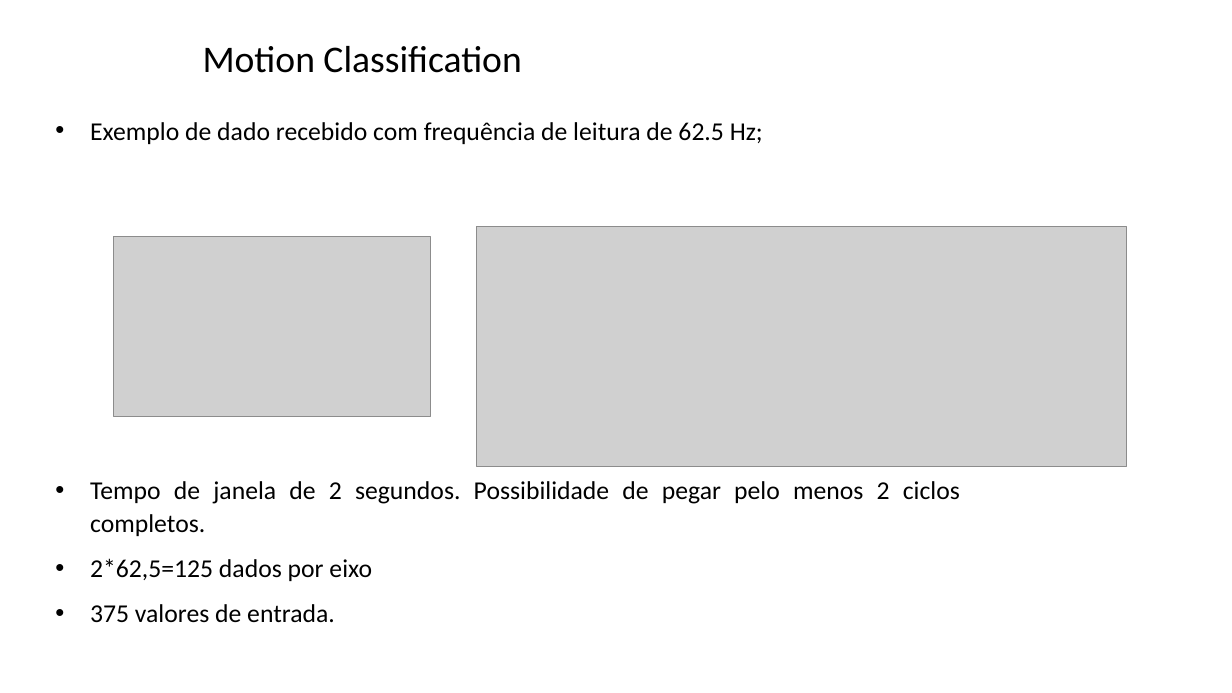
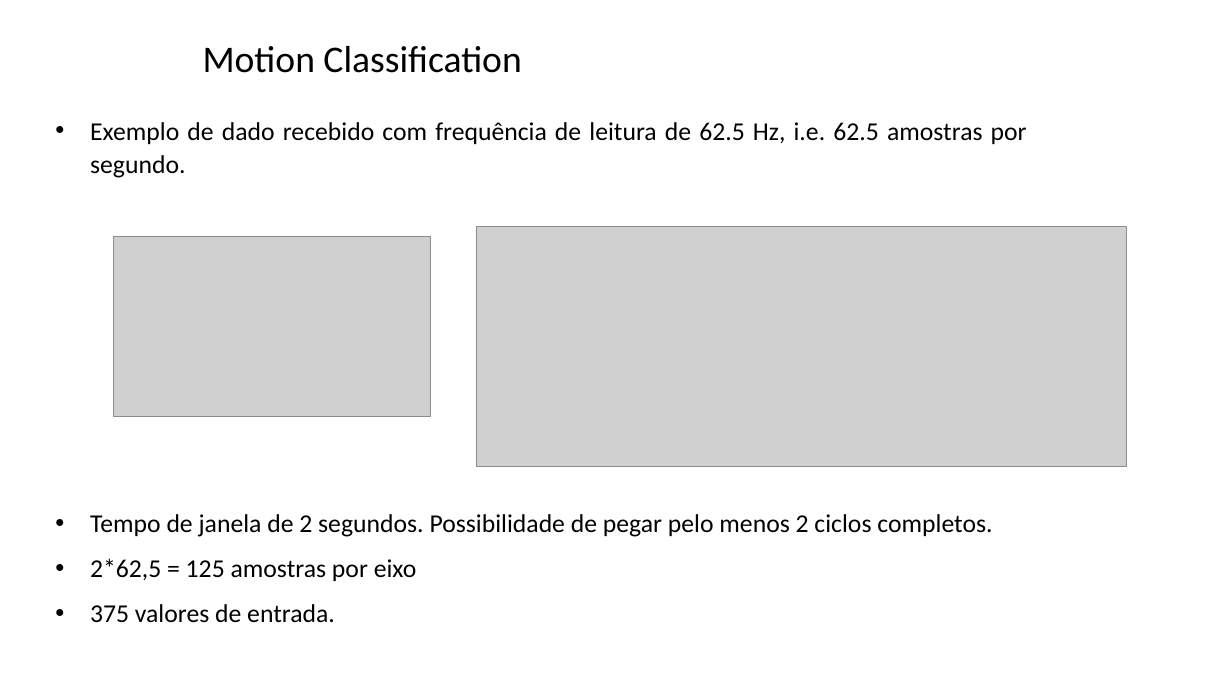
Before and after one commit to zz4fap/tp557-iot-ml, a slide deck: slide 14 of slides/TP557_15_classificação de movimentos.pptx (slide 11 before the commit). Drawn at 1232x693 pixels with LibreOffice and Linux fonts; fonts in the diff are those of the drawing; grey boxes stand for pictures; background and template pictures are left out. Boxes give left, top, right and bottom in pixels: in the first picture for what was removed or moved away, otherwise in the second. Text is boxed around its words. In the diff, an @@ line names an element or a change of style, - is before the commit and + after.

```diff
--- a/slides/TP557_15_classificação de movimentos.pptx
+++ b/slides/TP557_15_classificação de movimentos.pptx
@@ text at (x1=90, y1=122, x2=1027, y2=178): text changed @@
-• Exemplo de dado recebido com frequência de leitura de 62.5 Hz;
+• Exemplo de dado recebido com frequência de leitura de 62.5 Hz, i.e. 62.5 amostras por segundo.
@@ text at (x1=90, y1=558, x2=417, y2=581): text changed @@
-• 2*62,5=125 dados por eixo
+• 2*62,5 = 125 amostras por eixo
```
Also in this commit, not shown: 1 other slide changed, 3 slides added.
